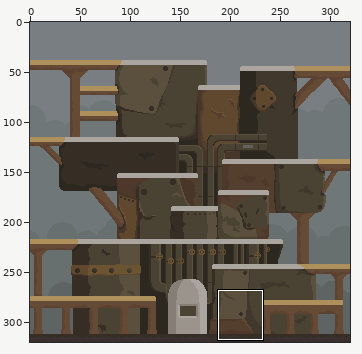
Edited in one commit: pixel-art file (assets_raw/machine.aseprite). The first picture is a wide view before the edit; the outline marks the close-up.
Close-up. As it was:
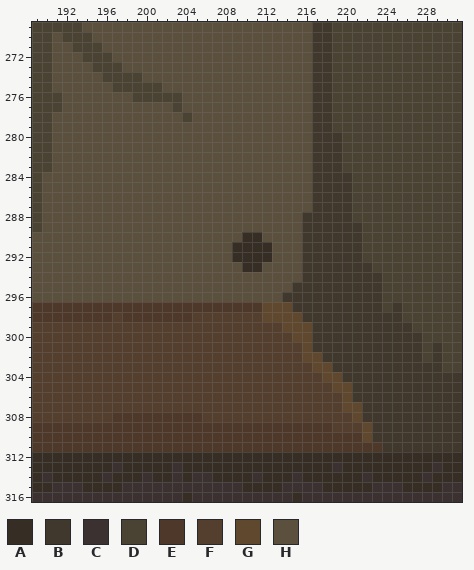
320x320 pixels, 1 frame. Colours within 5 levels of each other are drawn and written as one. Shown: x 189..231, y 269..316. The commit also changed other parts of the picture, which this record leaves out.
Visible layers, top first: "ground", "gold_dispenser", "scaffolding_overlay", "scaffolding", "machine_overlay", "machine_background", "background".
Palette (. is transparent): A #362e25  B #40382c  C #3b3131  D #4a4233  E #4e382a  F #543e2d  G #5f482d  H #5a503d
Pixels before, first column x 189:
269 DDDDDHHHHHHHHHHHHHHHHHHHHHHHBBDDDDDDDDDDDDD
270 DDHDDDHHHHHHHHHHHHHHHHHHHHHHBBDDDDDDDDDDDDD
271 DDHHDDDHHHHHHHHHHHHHHHHHHHHHBBDDDDDDDDDDDDD
272 DDHHHDDDHHHHHHHHHHHHHHHHHHHHBBDDDDDDDDDDDDD
273 DDHHHHDDDHHHHHHHHHHHHHHHHHHHBBDDDDDDDDDDDDD
274 DDHHHHHDDDDHHHHHHHHHHHHHHHHHBBDDDDDDDDDDDDD
275 DDHHHHHHDDDDDHHHHHHHHHHHHHHHBBDDDDDDDDDDDDD
276 DDDHHHHHHHDDDDDHHHHHHHHHHHHHBBDDDDDDDDDDDDD
277 DDDHHHHHHHHHHHDHHHHHHHHHHHHHBBDDDDDDDDDDDDD
278 DDHHHHHHHHHHHHHDHHHHHHHHHHHHBBDDDDDDDDDDDDD
279 DDHHHHHHHHHHHHHHHHHHHHHHHHHHBBDDDDDDDDDDDDD
280 DDHHHHHHHHHHHHHHHHHHHHHHHHHHBBBDDDDDDDDDDDD
281 DDHHHHHHHHHHHHHHHHHHHHHHHHHHBBBDDDDDDDDDDDD
282 DDHHHHHHHHHHHHHHHHHHHHHHHHHHBBBDDDDDDDDDDDD
283 DDHHHHHHHHHHHHHHHHHHHHHHHHHHBBBDDDDDDDDDDDD
284 DHHHHHHHHHHHHHHHHHHHHHHHHHHHBBBBDDDDDDDDDDD
285 DHHHHHHHHHHHHHHHHHHHHHHHHHHHBBBBDDDDDDDDDDD
286 DHHHHHHHHHHHHHHHHHHHHHHHHHHHBBBBDDDDDDDDDDD
287 DHHHHHHHHHHHHHHHHHHHHHHHHHHHBBBBDDDDDDDDDDD
288 DHHHHHHHHHHHHHHHHHHHHHHHHHHBBBBBDDDDDDDDDDD
289 DHHHHHHHHHHHHHHHHHHHHHHHHHHBBBBBBDDDDDDDDDD
290 HHHHHHHHHHHHHHHHHHHHHAAHHHHBBBBBBDDDDDDDDDD
291 HHHHHHHHHHHHHHHHHHHHAAAAHHHBBBBBBDDDDDDDDDD
292 HHHHHHHHHHHHHHHHHHHHAAAAHHHBBBBBBDDDDDDDDDD
293 HHHHHHHHHHHHHHHHHHHHHAAHHHHBBBBBBBDDDDDDDDD
294 HHHHHHHHHHHHHHHHHHHHHHHHHHHBBBBBBBBDDDDDDDD
295 HHHHHHHHHHHHHHHHHHHHHHHHHHBBBBBBBBBDDDDDDDD
296 HHHHHHHHHHHHHHHHHHHHHHHHHBBBBBBBBBBDDDDDDDD
297 EEEEEEEEEEEEEEEEEEEEEEEGGGBBBBBBBBBDBDDDDDD
298 EEEEEEEEFEEEEEEEFFFFFFFGGGGBBBBBBBBBBDDDDDD
299 FFFFFFFFFFFFFFFFFFFFFFFFFGGGBBBBBBBBBBDDDDD
300 FFFFFFFFFFFFFFFFFFFFFFFFFFGGBBBBBBBBBBBDDDD
301 FFFFFFFFFFFFFFFFFFFFFFFFFFFGBBBBBBBBBBBDBDD
302 FFFFFFFFFFFFFFFFFFFFFFFFFFFGGBBBBBBBBBBDBDD
303 FFFFFFFFFFFFFFFFFFFFFFFFFFFFGGBBBBBBBBBBBDD
304 FFFFFFFFFFFFFFFFFFFFFFFFFFFFFGGBBBBBBBBBBBB
305 FFFFFFFFFFFFFFFFFFFFFFFFFFFFFFGGBBBBBBBBBBB
306 FFFFFFFFFFFFFFFFFFFFFFFFFFFFFFFGBBBBBBBBBBB
307 FFFFFFFFFFFFFFFFFFFFFFFFFFFFFFFGGBBBBBBBBBB
308 FFFFFFFFEEEEEEEEEFFFFFFFFFFFFFFFGBBBBBBBBBB
309 EEEEEEEEEEEEEEEEEEEEEEEEEEEEEEFFFGBBBBBBBBB
310 EEEEEEEEEEEEEEEEEEEEEEEEEEEEEEEEEGBBBBBBBBB
311 EEEEEEEEEEEEEEEEEEEEEEEEEEEEEEEEEEEBBBBBBBB
312 AAAAAAAAAAAAAAAAAAAAAAAAAAAAAAAAAAAAAAAAAAA
313 AAAAAAAACAAAAACAAAAAAAAAAAAAAACAAAAAAAAACAA
314 ACAAAAACAAACAACACCAAAACAAACAAAAAACAAAAACAAA
315 AACCCAAAACCCCCCCCCCCCAAAACCCCAAAAACCCAAAACC
316 CCCCCCCCCCCCCCCACCCCCCCCCCACCCCCCCCCCCCCCCC
The result:
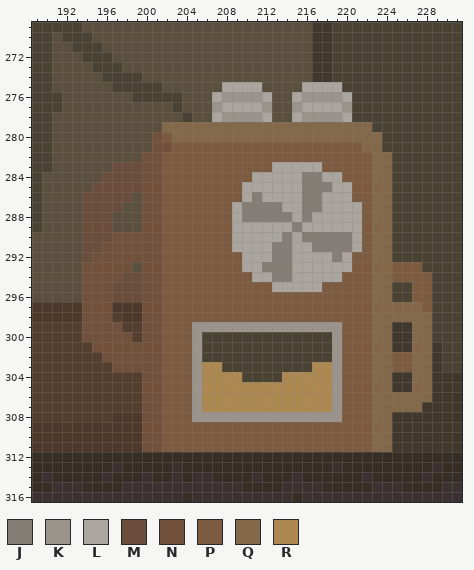
Colours new in this view: J #857e76  K #9a948d  L #aaa59f  M #6a4e3b  N #72513c  P #7c5b41  Q #83684a  R #ad8951
What changed:
layer "part_bottom_right" now shown
Changed rows in their new state; - is an unchanged pixel.
Layer "part_bottom_right":
first column x 194:
275 --------------LLLL----LLLL---------
276 -------------LKKKKL--LKKKKL--------
277 -------------KLLLLK--KLLLLK--------
278 -------------LKKKKL--LKKKKL--------
279 --------QQQQQQQQQQQQQQQQQQQQQ------
280 -------NPQQQQQQQQQQQQQQQQQQQQQ-----
281 -------NNPPPPPPPPPPPPPPPPPPPQQ-----
282 ------NNPPPPPPPPPPPPPPPPPPPPPQQ----
283 ---MMMNNPPPPPPPPPPPLLLLLPPPPPQQ----
284 --MMMMNNPPPPPPPPPLLLLLJJLLPPPQQ----
285 -MMMMMNNPPPPPPPPLLLLLLJJJLLPPQQ----
286 MMMMM-NNPPPPPPPPLJLLLLJJLLLPPQQ----
287 MMMM--NNPPPPPPPLJJJJLLJJLLLLPQQ----
288 MMM---NNPPPPPPPLJJJJJLJLLLLLPQQ----
289 MMM---NNPPPPPPPLLLLLLJLLLLLLPQQ----
290 MMMNNNNNPPPPPPPLLLLLJLJJJJJLPQQ----
291 MMNNNNNNPPPPPPPLLLLJJLLJJJJLPQQ----
292 MNNNNNNNPPPPPPPPLLLJJLLLLJLPPQQ----
293 NNNNN-NNPPPPPPPPLLJJJLLLLLLPPQQPPP-
294 NNNNMMNNPPPPPPPPPLLJJLLLLLPPPQQPPPP
295 NNNMMMNNPPPPPPPPPPPLLLLLPPPPPQQ--PP
296 NNNMMMNNPPPPPPPPPPPPPPPPPPPPPQQ--PP
297 NNN---NNPPPPPPPPPPPPPPPPPPPPPQQQQQP
298 NNN---NNPPPPPPPPPPPPPPPPPPPPPQQQQQQ
299 NNNN--NNPPPKKKKKKKKKKKKKKKPPPQQ--QQ
300 NNNNN-NNPPPKDDDDDDDDDDDDDKPPPQQ--QQ
301 -NNNNNNNPPPKDDDDDDDDDDDDDKPPPQQ--QQ
302 --NNNNNNPPPKDDDDDDDDDDDDDKPPPQQPPQQ
303 ---NNNNNPPPKRRDDDDDDDDDRRKPPPQQPPQQ
304 ------NNPPPKRRRRDDDDRRRRRKPPPQQ--QQ
305 ------NNPPPKRRRRRRRRRRRRRKPPPQQ--QQ
306 ------NNPPPKRRRRRRRRRRRRRKPPPQQQQQQ
307 ------NNPPPKRRRRRRRRRRRRRKPPPQQQQQ-
308 ------NNPPPKKKKKKKKKKKKKKKPPPQQ----
309 ------NNPPPPPPPPPPPPPPPPPPPPPQQ----
310 ------NNPPPPPPPPPPPPPPPPPPPPPQQ----
311 ------NNPPPPPPPPPPPPPPPPPPPPPQQ----
